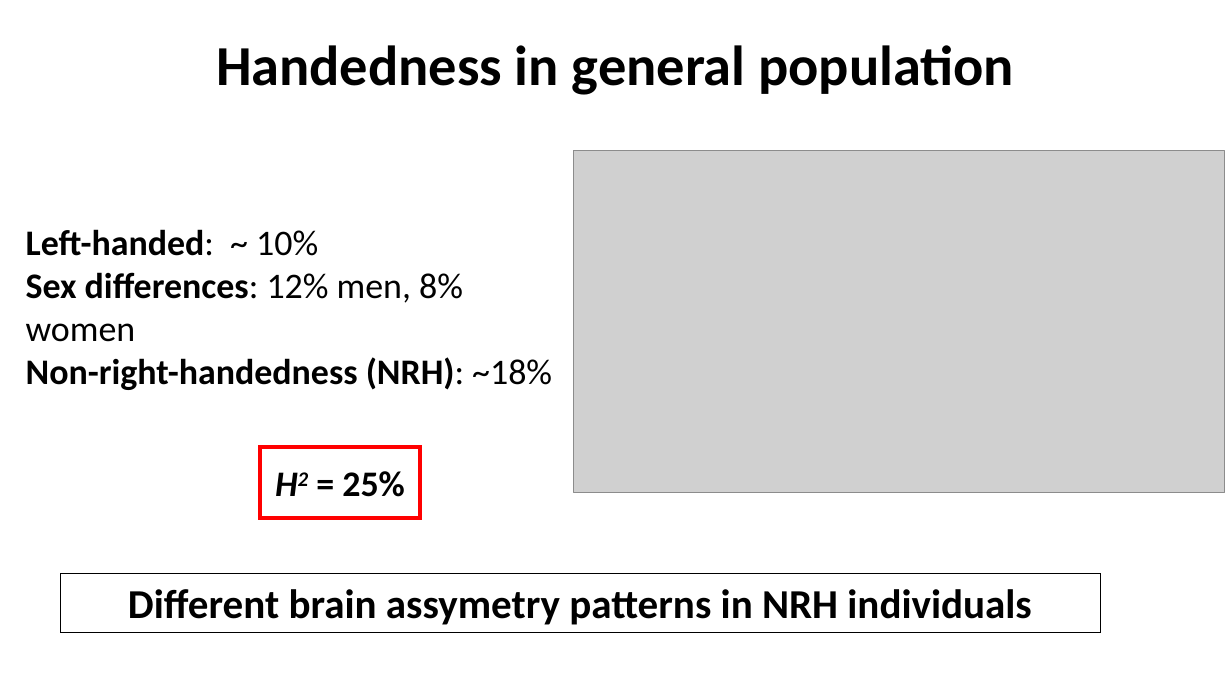
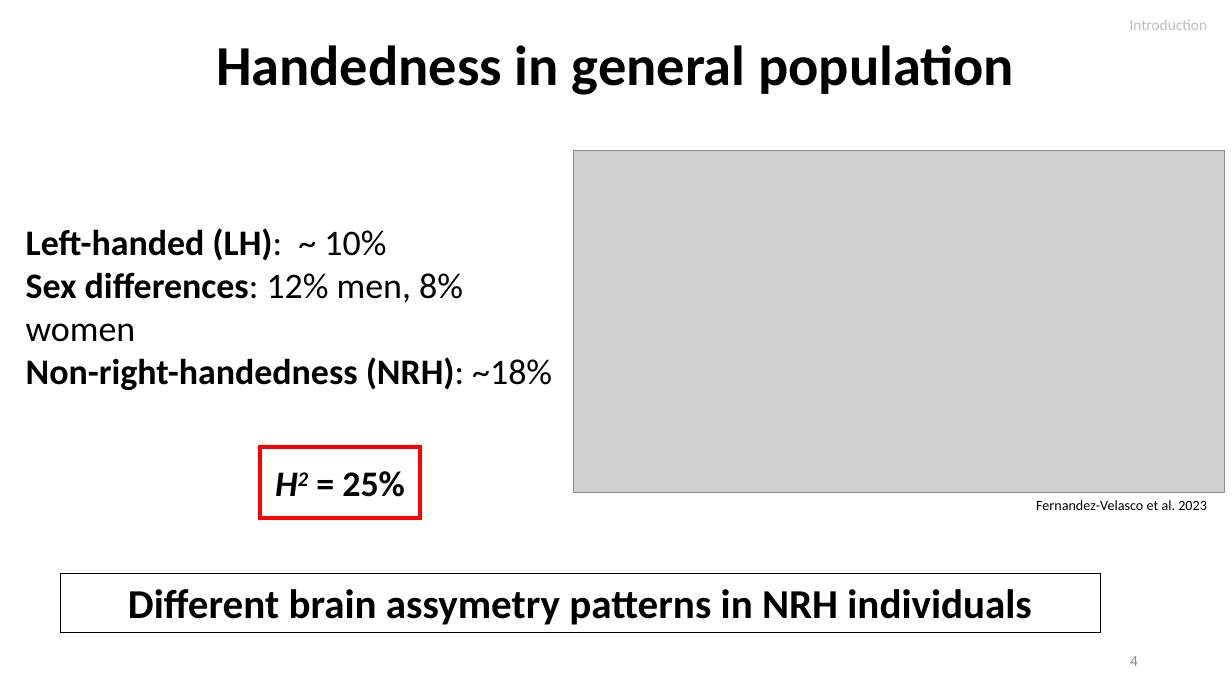
Before and after one commit to igarcia17/EHI_laterality, a slide deck: slide 4 of NorthSeaLateralityCongress_InesGarciaOrtiz.pptx. Drawn at 1232x693 pixels with LibreOffice and Linux fonts; fonts in the diff are those of the drawing; grey boxes stand for pictures. Boxes give left, top, right and bottom in pixels: in the first picture for what was removed or moved away, otherwise in the second. Text is boxed around its words. In the diff, an @@ line names an element or a change of style, - is before the commit and + after.

```diff
--- a/NorthSeaLateralityCongress_InesGarciaOrtiz.pptx
+++ b/NorthSeaLateralityCongress_InesGarciaOrtiz.pptx
@@ text added at (x1=1130, y1=20, x2=1208, y2=30), 12 pt, text #BFBFBF @@
+Introduction
@@ text at (x1=26, y1=228, x2=386, y2=261): text changed @@
-Left-handed: ~ 10%
+Left-handed (LH): ~ 10%
@@ text added at (x1=1036, y1=500, x2=1207, y2=510), 11 pt, text #000000 @@
+Fernandez-Velasco et al. 2023
@@ page number added at (x1=1130, y1=656, x2=1138, y2=666), 12 pt, text #8C8C8C @@
+4
```
Also in this commit, not shown: 8 other slides changed, 9 slides added, 3 slides removed, 8 other files.
